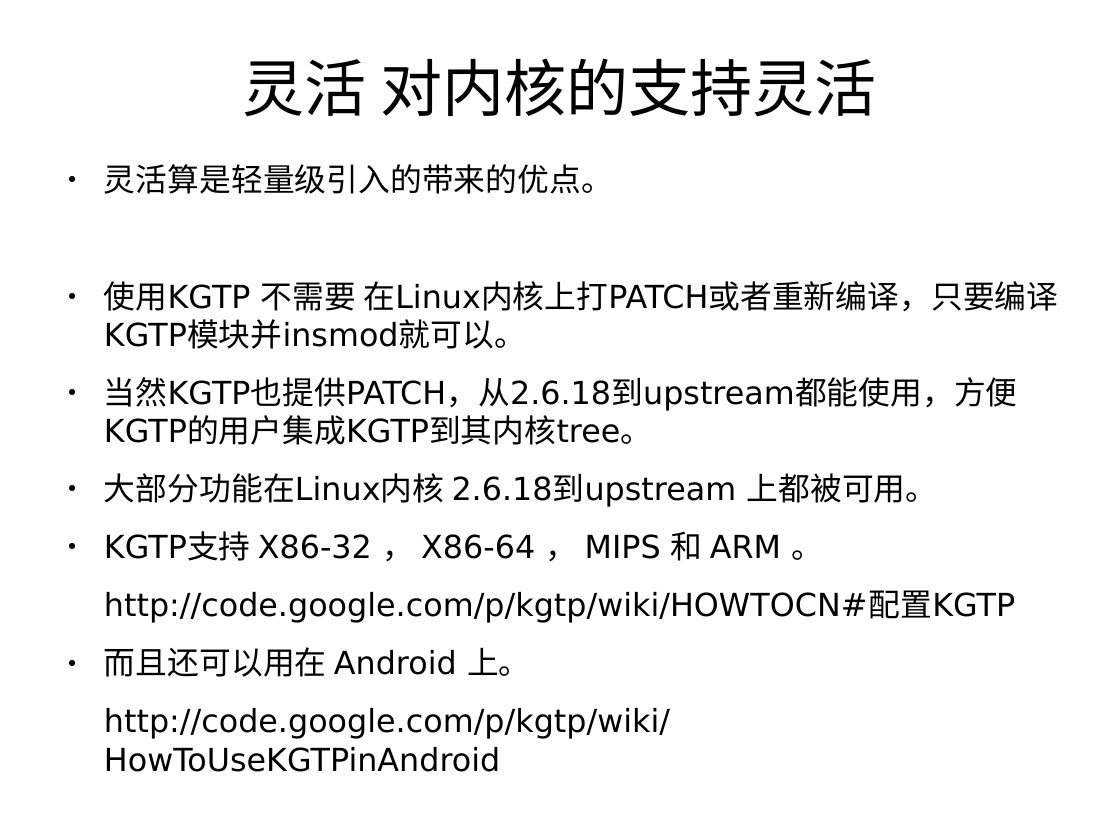
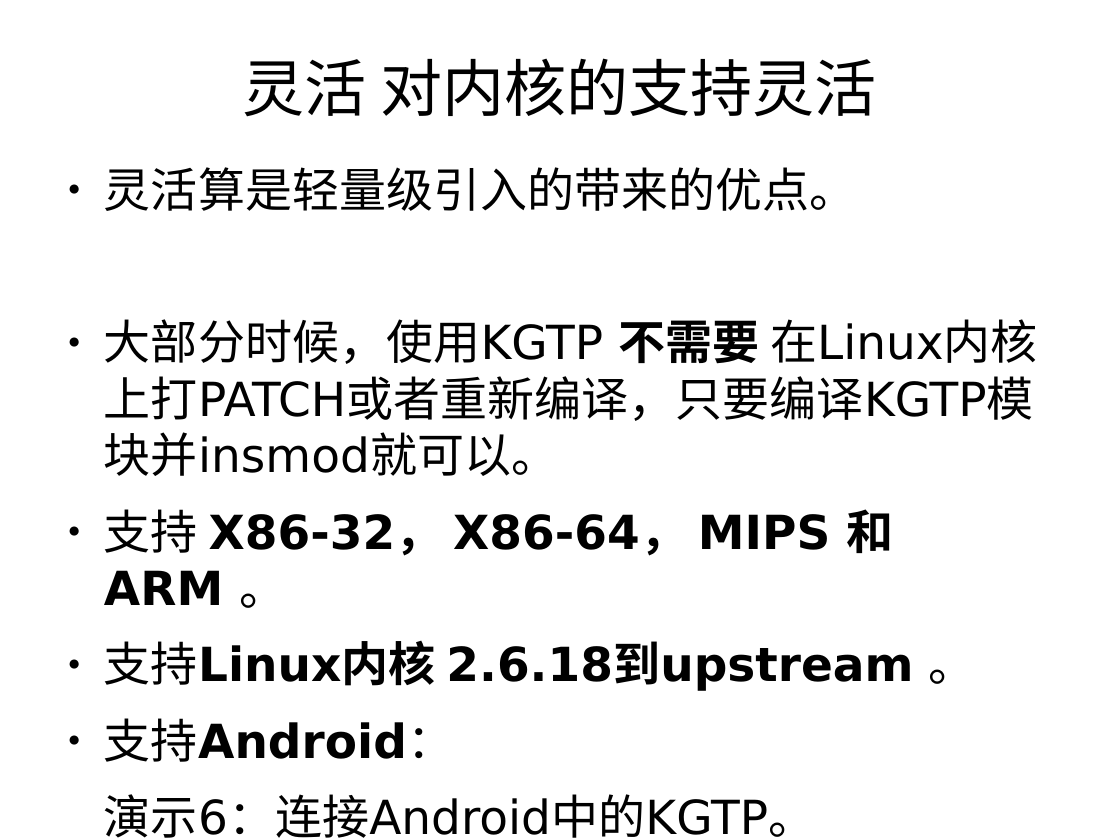
Before and after one commit to teawater/kgtp-misc, a slide deck: slide 10 of show/introduce/kgtpcn.odp (slide 8 before the commit). Drawn at 1120x840 pixels with LibreOffice and Linux fonts; fonts in the diff are those of the drawing. Boxes give left, top, right and bottom in pixels: in the first picture for what was removed or moved away, otherwise in the second. Text is boxed around its words. In the diff, an @@ line names an element or a change of style, - is before the commit and + after.

```diff
--- a/show/introduce/kgtpcn.odp
+++ b/show/introduce/kgtpcn.odp
@@ text at <box>104,167,857,211</box>: size 22.5 to 33.3 pt in "灵活算是轻量级引入的带来的优点。" @@
@@ text at <box>104,319,1038,838</box>: text changed; size 22.5 to 33.3 pt @@
-● 使用KGTP 不需要 在Linux内核上打PATCH或者重新编译，只要编译KGTP模块并insmod就可以。
-● 当然KGTP也提供PATCH，从2.6.18到upstream都能使用，方便KGTP的用户集成KGTP到其内核tree。
-● 大部分功能在Linux内核 2.6.18到upstream 上都被可用。
-● KGTP支持 X86-32 ， X86-64 ， MIPS 和 ARM 。
-http://code.google.com/p/kgtp/wiki/HOWTOCN#配置KGTP
-● 而且还可以用在 Android 上。
-http://code.google.com/p/kgtp/wiki/HowToUseKGTPinAndroid
+● 大部分时候，使用KGTP 不需要 在Linux内核上打PATCH或者重新编译，只要编译KGTP模块并insmod就可以。
+● 支持 X86-32， X86-64， MIPS 和 ARM 。
+● 支持Linux内核 2.6.18到upstream 。
+● 支持Android：
+演示6：连接Android中的KGTP。
```
Also in this commit, not shown: 10 other slides changed, 8 slides added, 6 slides removed, 1 other file.
